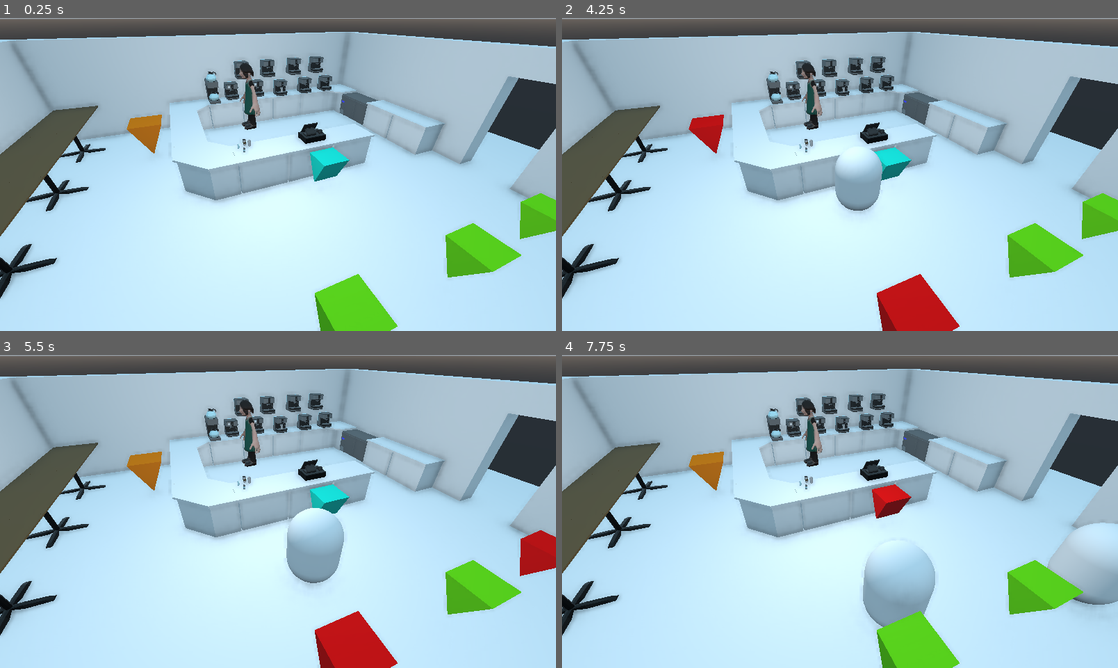
Above: before the commit, frames 1-4 (two rows, left to right).
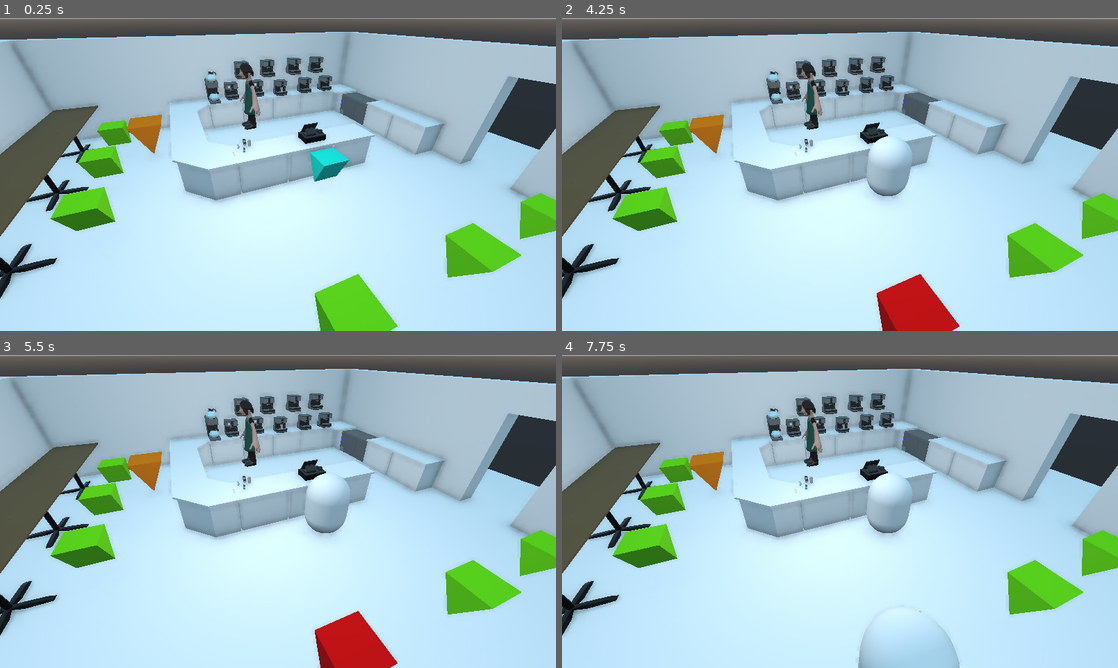
Above: after the commit, the same moments.

Repository: outfrost/ld49
Game: Godot game, scene res://level/CafeNavmesh.tscn
Same seed, same stepped clock (60 frames per second), same inputs: the game is played once before the commit and once after it. This scene is started directly instead of the project's main scene.
Inputs (mouse positions are in pixels of both pictures, inside the frame that each line leads up to):
- Up to frame 1 (0.25 s): no input
- Up to frame 2 (4.25 s): tap Enter at 0.5, 2.75 s; move the mouse to (962, 158) at 0.52 s; hold D (right) 0.53-1.28 s; tap Mouse wheel up (zoom_in) at 0.6, 2.1, 3.6 s; click (962, 158) at 0.67 s; move the mouse to (728, 190) at 1.27 s; hold S (down) 1.28-2.03 s; tap Mouse wheel down (zoom_out) at 1.35, 2.85 s; tap Space at 2, 3.5 s; move the mouse to (895, 105) at 2.02 s; hold D (right) 2.03-2.78 s; move the mouse to (812, 237) at 2.77 s; hold W (up) 2.78-3.53 s; click (812, 237) at 2.92 s; move the mouse to (1006, 221) at 3.52 s; hold A (left) from 3.53 s (still down)
- Up to frame 3 (5.5 s): move the mouse to (111, 464) at 4.27 s; tap Mouse wheel down (zoom_out) at 4.35 s; move the mouse to (305, 511) at 5.02 s; release A (left) at 5.03 s; hold S (down) from 5.03 s (still down); tap Mouse wheel up (zoom_in) at 5.1 s; click (305, 511) at 5.17 s
- Up to frame 4 (7.75 s): move the mouse to (756, 433) at 5.77 s; release S (down) at 5.78 s; hold D (right) 5.78-6.53 s; tap Mouse wheel down (zoom_out) at 5.85, 7.35 s; tap Enter at 6.5 s; move the mouse to (962, 495) at 6.52 s; hold W (up) 6.53-7.28 s; tap Mouse wheel up (zoom_in) at 6.6 s; tap Space at 7.25 s; move the mouse to (728, 527) at 7.27 s; hold D (right) from 7.28 s (still down); click (728, 527) at 7.42 s

The runs differ from the first frame. In frame 1, 2.0% of the frame differs, in the area x 9-24%, y 32-68%; in frame 2, 4.7%; in frame 3, 5.6%; in frame 4, 10%, in the area x 9-100%, y 32-100%.
Error in both runs: Invalid get index 'is_running' (on base: 'null instance'). (res://game/CameraPosition.gd:43)

Commit message:
Added more sitting spots, more 'realistic' simulation

Diff:
--- a/game/Game.tscn
+++ b/game/Game.tscn
@@ -20,7 +20,7 @@
 script = ExtResource( 5 )
 level_scene = ExtResource( 7 )
 skip_menus = true
-game_duration = 10
+game_duration = 200
 passive_effects = [ SubResource( 1 ) ]
 
 [node name="MusicPlayer" type="AudioStreamPlayer" parent="."]
--- a/game/autoloads/OrderRepository.gd
+++ b/game/autoloads/OrderRepository.gd
@@ -108,8 +108,9 @@
 	if not debugging:
 		return
 	if customer_waiting_on_ask_spot != null and not customer_waiting_on_ask_spot.barista_took_order:
+		yield(get_tree().create_timer(rand_range(7, 20)), "timeout")
 		take_order_from_customer()
 	if order_queue.size() > 0:
-		yield(get_tree().create_timer(randi() % 4), "timeout")
+		yield(get_tree().create_timer(rand_range(10, 20)), "timeout")
 		for i in order_queue:
 			barista_call_client_to_get_food(i)
--- a/level/CafeNavmesh.tscn
+++ b/level/CafeNavmesh.tscn
@@ -28,13 +28,22 @@
 [node name="DrinkingSpot" parent="Navigation" index="0" instance=ExtResource( 3 )]
 transform = Transform( 0.29619, 0, 0, 0, 0.29619, 0, 0, 0, 0.29619, 2.98147, 0.735948, 0.38408 )
 
-[node name="DrinkingSpot2" parent="Navigation" index="1" instance=ExtResource( 3 )]
+[node name="DrinkingSpot4" parent="Navigation" index="1" instance=ExtResource( 3 )]
+transform = Transform( 0.29619, 0, 0, 0, 0.29619, 0, 0, 0, 0.29619, -0.0957618, 0.735948, 3.48921 )
+
+[node name="DrinkingSpot5" parent="Navigation" index="2" instance=ExtResource( 3 )]
+transform = Transform( 0.29619, 0, 0, 0, 0.29619, 0, 0, 0, 0.29619, -1.83082, 0.735948, 3.57284 )
+
+[node name="DrinkingSpot6" parent="Navigation" index="3" instance=ExtResource( 3 )]
+transform = Transform( 0.29619, 0, 0, 0, 0.29619, 0, 0, 0, 0.29619, -3.57274, 0.735948, 3.57284 )
+
+[node name="DrinkingSpot2" parent="Navigation" index="4" instance=ExtResource( 3 )]
 transform = Transform( 0.29619, 0, 0, 0, 0.29619, 0, 0, 0, 0.29619, 2.98147, 0.735948, -1.70154 )
 
-[node name="DrinkingSpot3" parent="Navigation" index="2" instance=ExtResource( 3 )]
+[node name="DrinkingSpot3" parent="Navigation" index="5" instance=ExtResource( 3 )]
 transform = Transform( 0.29619, 0, 0, 0, 0.29619, 0, 0, 0, 0.29619, 2.98147, 0.735948, -3.48682 )
 
-[node name="NavigationMeshInstance" type="NavigationMeshInstance" parent="Navigation" index="3"]
+[node name="NavigationMeshInstance" type="NavigationMeshInstance" parent="Navigation" index="6"]
 visible = false
 navmesh = SubResource( 1 )
 
@@ -77,23 +86,23 @@
 mesh = SubResource( 4 )
 material/0 = null
 
-[node name="CustomerSpawner" parent="Navigation" index="4" instance=ExtResource( 4 )]
+[node name="CustomerSpawner" parent="Navigation" index="7" instance=ExtResource( 4 )]
 customer_scenes = [ ExtResource( 5 ) ]
 
-[node name="SpawnSpot" parent="Navigation" index="5" instance=ExtResource( 2 )]
+[node name="SpawnSpot" parent="Navigation" index="8" instance=ExtResource( 2 )]
 transform = Transform( 0.623337, 0, 0, 0, 1, 0, 0, 0, 0.459076, 9.79864, 1.67883, 19.1289 )
 
-[node name="SpawnSpot2" parent="Navigation" index="6" instance=ExtResource( 2 )]
+[node name="SpawnSpot2" parent="Navigation" index="9" instance=ExtResource( 2 )]
 transform = Transform( 0.623337, 0, 0, 0, 1, 0, 0, 0, 0.459076, -10.1762, 1.67883, 19.1289 )
 
-[node name="SpawnSpot3" parent="Navigation" index="7" instance=ExtResource( 2 )]
+[node name="SpawnSpot3" parent="Navigation" index="10" instance=ExtResource( 2 )]
 transform = Transform( 0.623337, 0, 0, 0, 1, 0, 0, 0, 0.459076, -6.79502, 1.67883, 36.345 )
 
-[node name="ExitSpot" parent="Navigation" index="8" instance=ExtResource( 6 )]
+[node name="ExitSpot" parent="Navigation" index="11" instance=ExtResource( 6 )]
 transform = Transform( 1, 0, 0, 0, 1, 0, 0, 0, 1, 0, 0, 34.6198 )
 
-[node name="AskFoodSpot" parent="Navigation" index="9" instance=ExtResource( 7 )]
+[node name="AskFoodSpot" parent="Navigation" index="12" instance=ExtResource( 7 )]
 transform = Transform( 0.326376, 0, 0, 0, 0.326376, 0, 0, 0, 0.326376, 0, 0.549713, -1.28215 )
 
-[node name="GetFoodSpot" parent="Navigation" index="10" instance=ExtResource( 8 )]
+[node name="GetFoodSpot" parent="Navigation" index="13" instance=ExtResource( 8 )]
 transform = Transform( -1.92617e-08, 0, -0.440657, 0, 0.440657, 0, 0.440657, 0, -1.92617e-08, -3.66272, 0.547837, 2.74309 )
